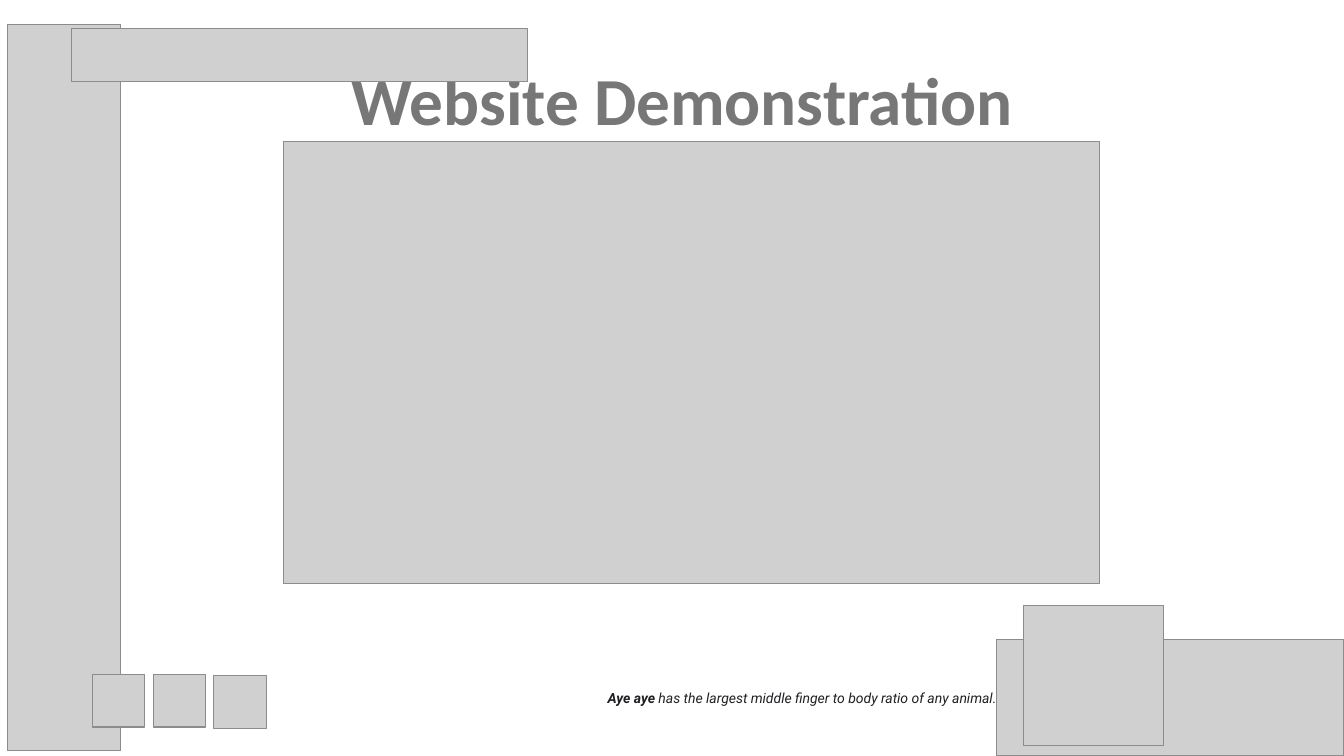
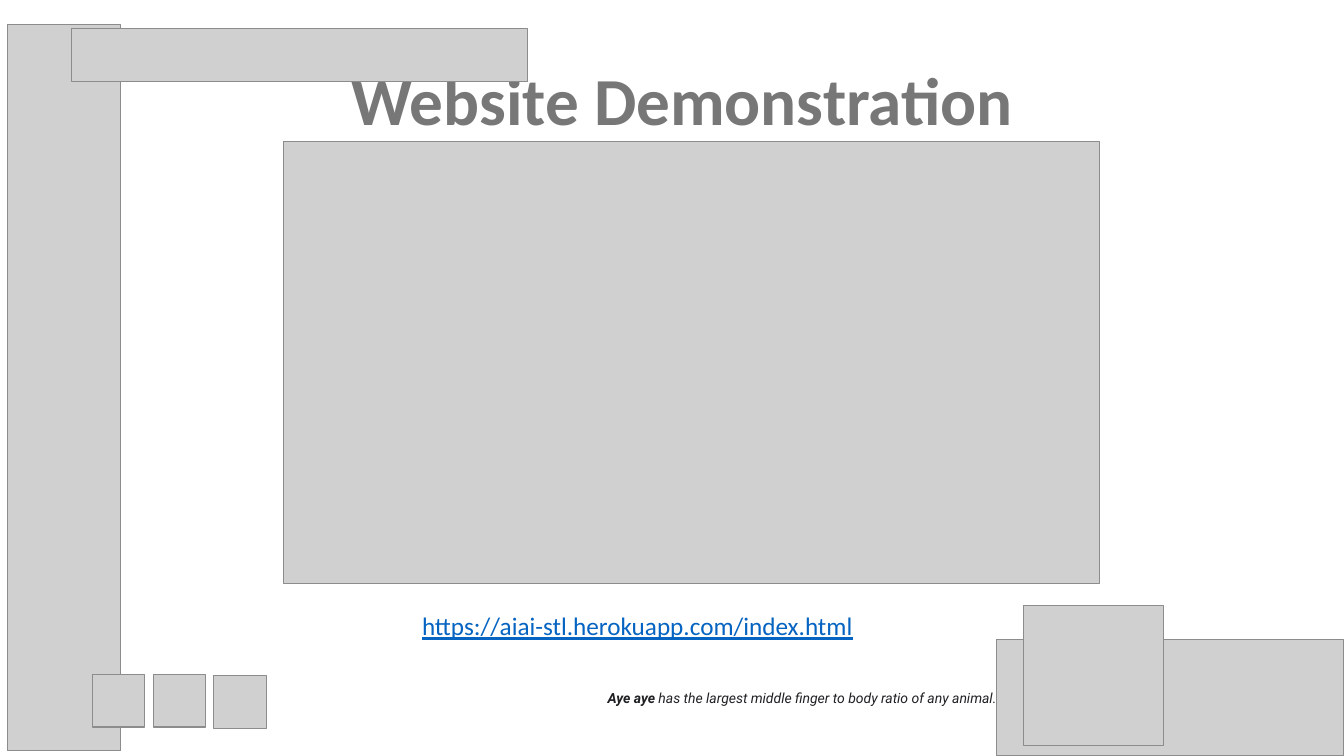
Before and after one commit to psychicesp/AI-AI, a slide deck: slide 10 of Project3_Presentation.pptx. Drawn at 1344x756 pixels with LibreOffice and Linux fonts; fonts in the diff are those of the drawing; grey boxes stand for pictures. Boxes give left, top, right and bottom in pixels: in the first picture for what was removed or moved away, otherwise in the second. Text is boxed around its words. In the diff, an @@ line names an element or a change of style, - is before the commit and + after.

```diff
--- a/Project3_Presentation.pptx
+++ b/Project3_Presentation.pptx
@@ text added at <box>422,617,852,640</box>, 18 pt, text #0563C1, underline @@
+https://aiai-stl.herokuapp.com/index.html
```
Also in this commit, not shown: 3 other slides changed.
